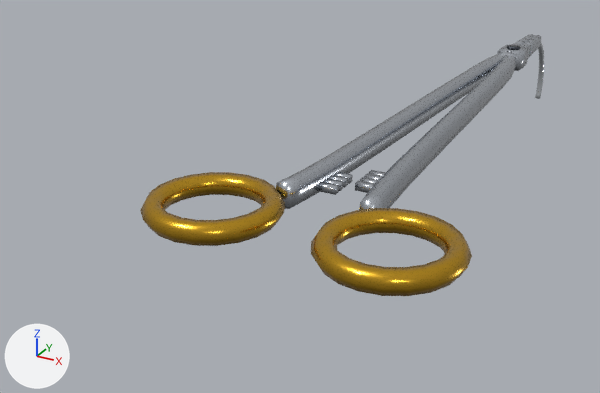
A saved change to the glTF model assets/models/tools/needle.glb.
Both versions are drawn from a 50 mm lens placed at (0.0489, -0.1321, 0.0485), pointed at (-0.0221, -0.003, -0.016). Arrows for +X, +Y and +Z are at lower left; the lights stay in place. The older version comes first. Where no turn or scale is listed for an object, it has been applied to the vertices. Vertices at exactly the same position are counted once.

The first picture shows 'JawA', 'JawB', 'RingA', 'RingB', 'SutureNeedle' and 1 more.
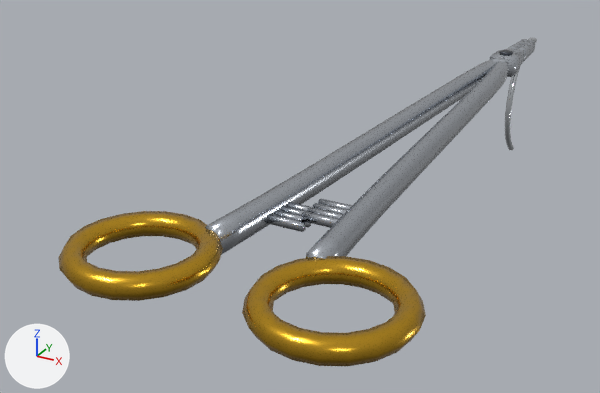
Where the change shows, as pixel boxes (x1, y1, x2, y2) in the pictures (600 x 393 px; the box of a moved part takes in the faces that stretch with it):
'RingA', moved: before (311, 208, 472, 296); after (242, 256, 426, 366)
'RingB', moved: before (140, 172, 285, 246); after (59, 211, 223, 301)
'JawB', reshaped, moved (24% wider, 23% taller): before (276, 35, 541, 209); after (205, 40, 535, 255)
'JawA', reshaped, moved (25% wider, 25% taller): before (355, 34, 535, 210); after (302, 39, 528, 259)
'SutureNeedle', reshaped: before (535, 43, 544, 99); after (505, 38, 537, 150)
part 1 of me_jawa, moved or reshaped (mostly hidden): before (369, 170, 386, 176); after (318, 199, 352, 210)
part 2 of me_jawa, moved or reshaped (mostly hidden): before (364, 173, 382, 180); after (313, 203, 347, 214)
part 3 of me_jawa, moved or reshaped (mostly hidden): before (360, 177, 378, 184); after (307, 207, 343, 219)
part 4 of me_jawa, moved or reshaped: before (355, 180, 374, 193); after (302, 211, 338, 228)
part 5 of me_jawa, moved or reshaped: before (359, 70, 504, 210); after (306, 76, 496, 259)
part 8 of me_jawb, moved or reshaped: before (334, 172, 352, 184); after (286, 202, 310, 211)
part 9 of me_jawb, moved or reshaped: before (329, 175, 348, 188); after (280, 206, 304, 215)
part 10 of me_jawb, moved or reshaped: before (324, 178, 343, 191); after (274, 210, 311, 228)
part 11 of me_jawb, moved or reshaped: before (317, 182, 339, 195); after (267, 214, 306, 232)
part 12 of me_jawb, moved or reshaped: before (276, 67, 482, 209); after (205, 73, 474, 255)

Edits to the bpy script that builds the scene:
```text
Change me_jawa:
    remove me_jawa.from_pydata(...)  # 290 vertices, 560 faces; spans x -0.0029..0.0082, y -0.0962..0.02, z -0.0023..0.0023
    add me_jawa.from_pydata(...)  # 290 vertices, 560 faces; spans x -0.0029..0.0089, y -0.1071..0.02, z -0.0023..0.0023
    me_jawa part 1: the loose piece of 8 vertices spanning x 0.0016..0.0052, y -0.0846..-0.0834, z 0.0001..0.0013 is scaled about its middle by (1.89, 0.727, 1), then moved by (-0.0003, -0.007, -0.0001)
    me_jawa part 2: the loose piece of 8 vertices spanning x 0.0016..0.0052, y -0.0861..-0.0851, z 0.0001..0.0013 is scaled about its middle by (1.89, 0.727, 1), then moved by (-0.0003, -0.007, -0.0001)
    me_jawa part 3: the loose piece of 8 vertices spanning x 0.0016..0.0052, y -0.0878..-0.0866, z 0.0001..0.0013 is scaled about its middle by (1.89, 0.727, 1), then moved by (-0.0003, -0.007, -0.0001)
    me_jawa part 4: the loose piece of 8 vertices spanning x 0.0016..0.0052, y -0.0894..-0.0882, z 0.0001..0.0013 is scaled about its middle by (1.89, 0.727, 1), then moved by (-0.0003, -0.007, -0.0001)
    me_jawa part 5: 49 of 290 vertices moved; they spanned x 0.0018..0.0082, y -0.0962..-0.0382, z -0.0021..0.0021 and now span x 0.002..0.0089, y -0.1071..-0.0391, z -0.0021..0.0021; mean shift (0.0005, -0.0057, 0.0); largest move (0.0082, -0.0958, 0.0) -> (0.0089, -0.1069, 0.0)
    other edits to the shape of me_jawa do not show in these pictures
Change me_ringa:
    remove me_ringa.from_pydata(...)  # 120 vertices, 240 faces; spans x 0.0033..0.0237, y -0.1142..-0.0938, z -0.0015..0.0015
    add me_ringa.from_pydata(...)  # 120 vertices, 240 faces; spans x 0.0033..0.0237, y -0.1242..-0.1038, z -0.0015..0.0015
    me_ringa part 6: the whole mesh is moved by (0.0, -0.01, 0.0)
Change me_sutureneedle:
    remove me_sutureneedle.from_pydata(...)  # 164 vertices, 324 faces; spans x -0.0007..0.0007, y -0.0066..0.0131, z -0.0186..0.0007
    add me_sutureneedle.from_pydata(...)  # 164 vertices, 324 faces; spans x -0.0007..0.0007, y -0.0191..0.0001, z -0.0257..0.0013
    me_sutureneedle part 7: 164 of 164 vertices moved; they spanned x -0.0007..0.0007, y -0.0066..0.0131, z -0.0186..0.0007 and now span x -0.0007..0.0007, y -0.0191..0.0001, z -0.0257..0.0013; mean shift (0.0, -0.0189, -0.0034)
Change me_jawb:
    remove me_jawb.from_pydata(...)  # 272 vertices, 528 faces; spans x -0.0082..0.0022, y -0.0962..0.02, z -0.0021..0.0021
    add me_jawb.from_pydata(...)  # 272 vertices, 528 faces; spans x -0.0089..0.0022, y -0.1071..0.02, z -0.0021..0.0021
    me_jawb part 8: the loose piece of 8 vertices spanning x -0.0052..-0.0016, y -0.0846..-0.0834, z -0.0013..-0.0001 is scaled about its middle by (1.89, 0.727, 1), then moved by (0.0003, -0.0078, 0.0001)
    me_jawb part 9: the loose piece of 8 vertices spanning x -0.0052..-0.0016, y -0.0861..-0.0851, z -0.0013..-0.0001 is scaled about its middle by (1.89, 0.727, 1), then moved by (0.0003, -0.0078, 0.0001)
    me_jawb part 10: the loose piece of 8 vertices spanning x -0.0052..-0.0016, y -0.0878..-0.0866, z -0.0013..-0.0001 is scaled about its middle by (1.89, 0.727, 1), then moved by (0.0003, -0.0078, 0.0001)
    me_jawb part 11: the loose piece of 8 vertices spanning x -0.0052..-0.0016, y -0.0894..-0.0882, z -0.0013..-0.0001 is scaled about its middle by (1.89, 0.727, 1), then moved by (0.0003, -0.0078, 0.0001)
    me_jawb part 12: 49 of 272 vertices moved; they spanned x -0.0082..-0.0018, y -0.0962..-0.0382, z -0.0021..0.0021 and now span x -0.0089..-0.002, y -0.1071..-0.0391, z -0.0021..0.0021; mean shift (-0.0005, -0.0057, 0.0); largest move (-0.0082, -0.0958, 0.0) -> (-0.0089, -0.1069, 0.0)
    other edits to the shape of me_jawb do not show in these pictures
Change me_ringb:
    remove me_ringb.from_pydata(...)  # 120 vertices, 240 faces; spans x -0.0237..-0.0033, y -0.1142..-0.0938, z -0.0015..0.0015
    add me_ringb.from_pydata(...)  # 120 vertices, 240 faces; spans x -0.0237..-0.0033, y -0.1242..-0.1038, z -0.0015..0.0015
    me_ringb part 13: the whole mesh is moved by (0.0, -0.01, 0.0)
Change ob_jawa:
    ob_jawa.location: (0.0, 0.06, 0.0) -> (0.0, 0.054, 0.0)
Change ob_ringa:
    ob_ringa.location: (0.0, 0.06, 0.0) -> (0.0, 0.054, 0.0)
Change ob_jawb:
    ob_jawb.location: (0.0, 0.06, 0.0) -> (0.0, 0.054, 0.0)
Change ob_ringb:
    ob_ringb.location: (0.0, 0.06, 0.0) -> (0.0, 0.054, 0.0)
```
